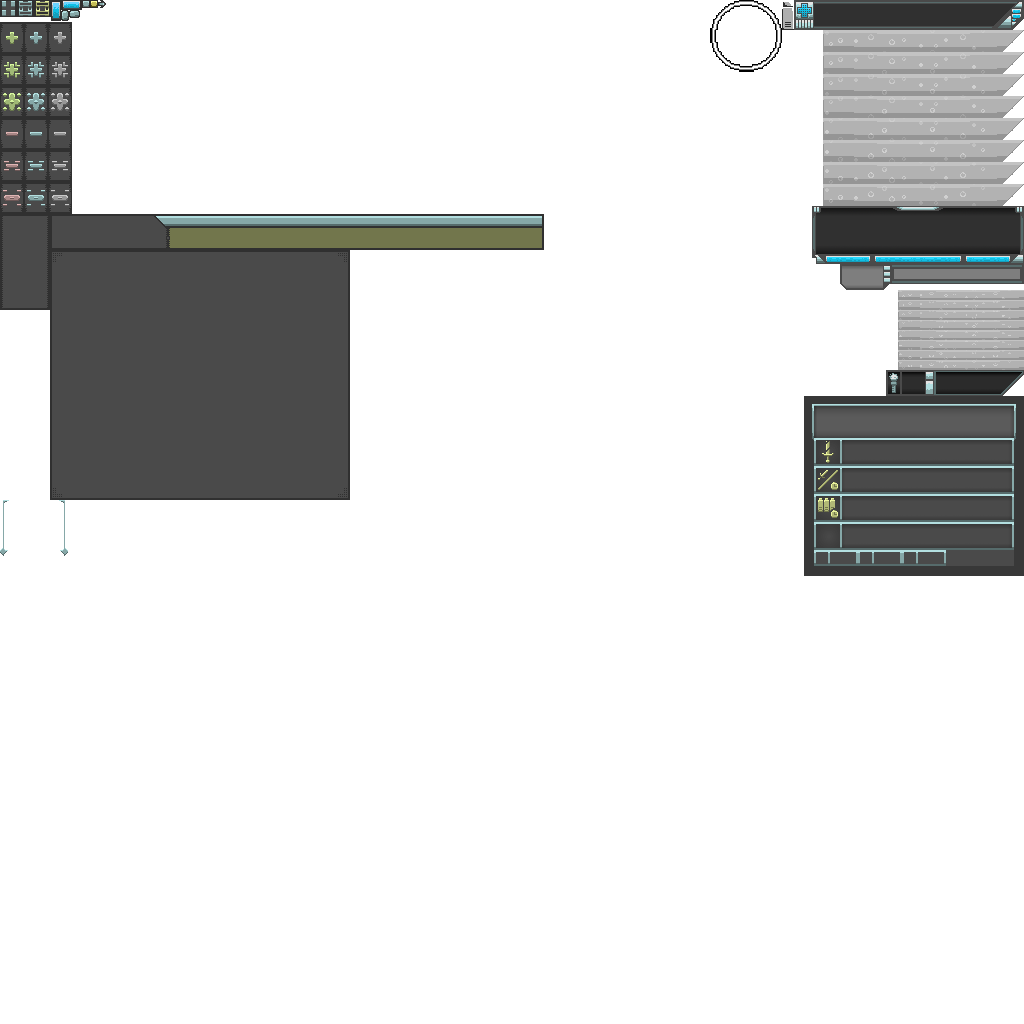
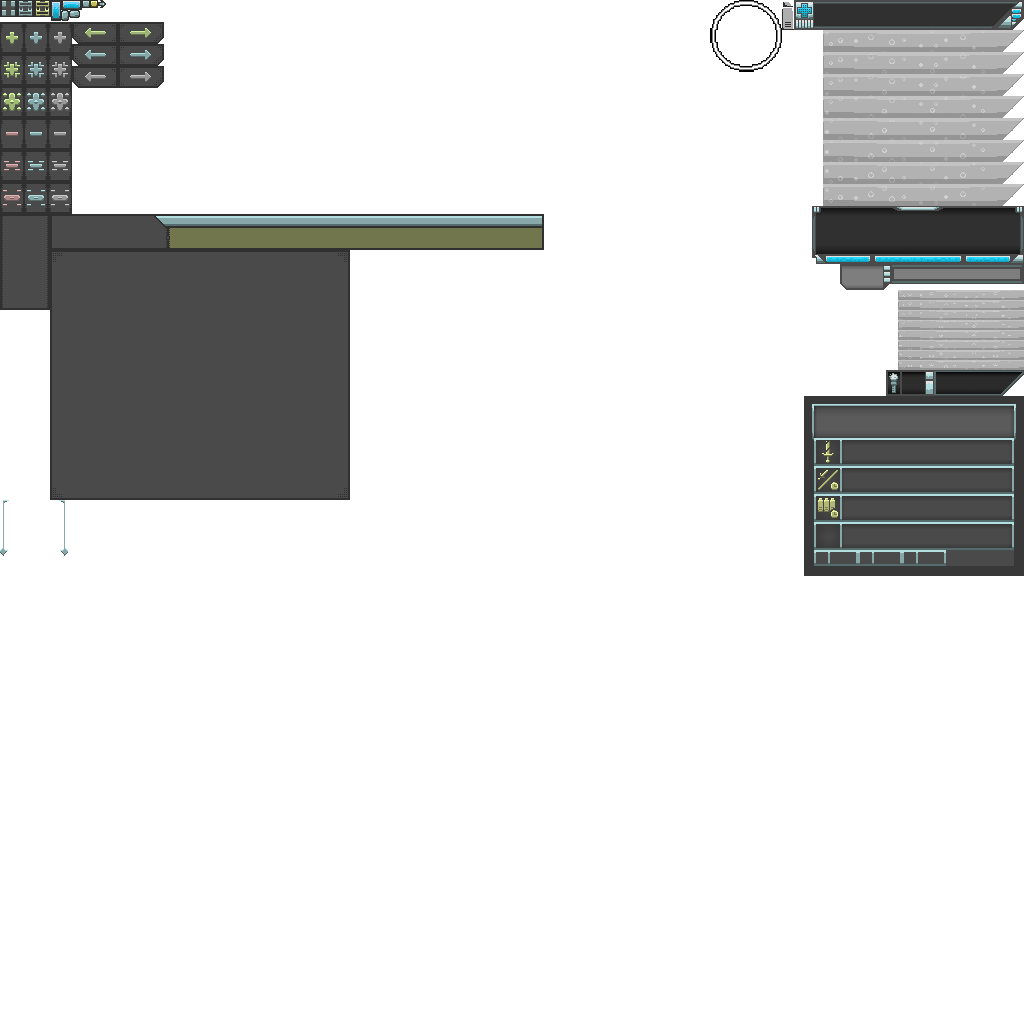
Before/after of a 1024px x 1024px layered artwork. What changed in the layer stack:
added layer "LevelSelect" above "NumberEntry" over [72, 22, 164, 88]
